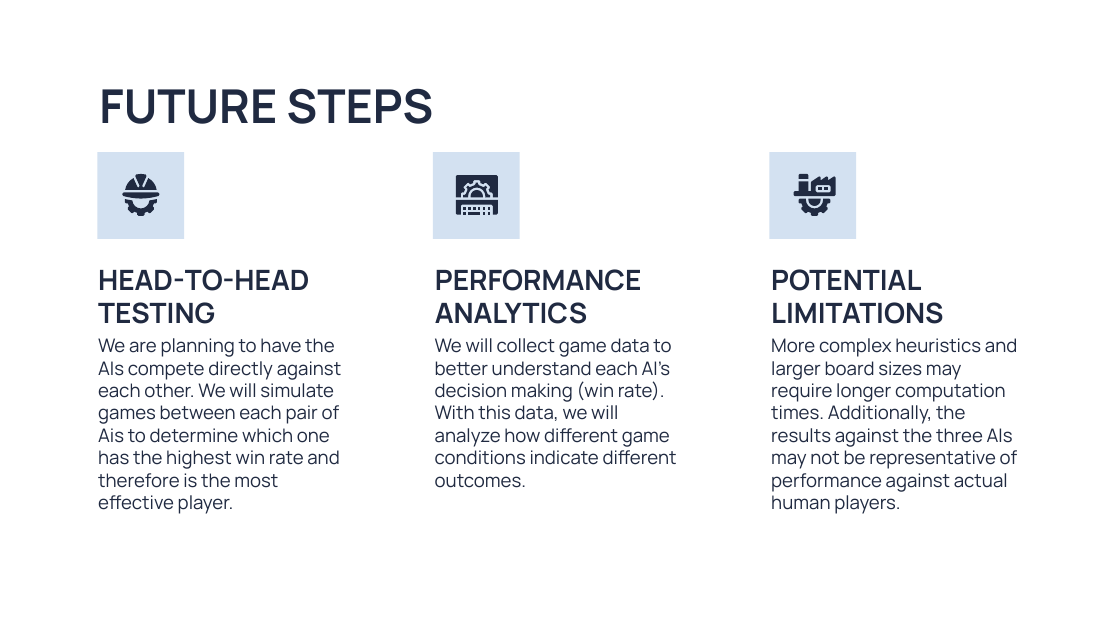
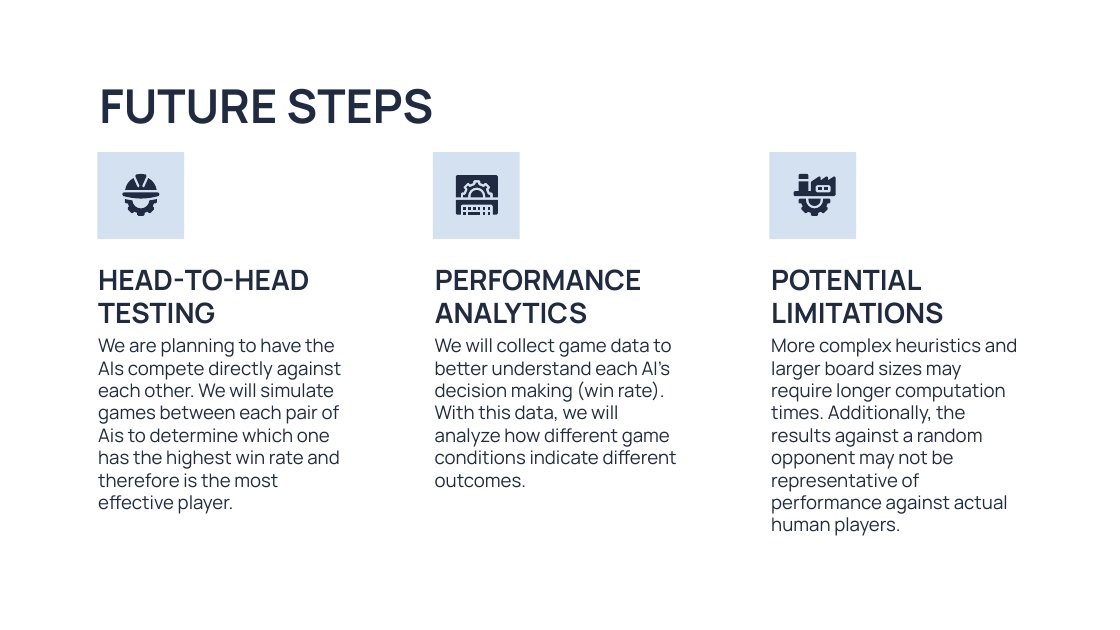
Before and after one commit to 48lexR/COMP-560-Final-Project, a slide deck: slide 11 of COMP560 Quoridor Slidedeck.pptx. Drawn at 1120x630 pixels with LibreOffice and Linux fonts; fonts in the diff are those of the drawing; background and template pictures are left out. Boxes give left, top, right and bottom in pixels: in the first picture for what was removed or moved away, otherwise in the second. Text is boxed around its words. In the diff, an @@ line names an element or a change of style, - is before the commit and + after.

```diff
--- a/COMP560 Quoridor Slidedeck.pptx
+++ b/COMP560 Quoridor Slidedeck.pptx
@@ subtitle at (x1=771, y1=338, x2=1017, y2=536): text changed @@
-More complex heuristics and larger board sizes may require longer computation times. Additionally, the results against the three AIs may not be representative of performance against actual human players.
+More complex heuristics and larger board sizes may require longer computation times. Additionally, the results against a random opponent may not be representative of performance against actual human players.
```
Also in this commit, not shown: 4 other slides changed.
